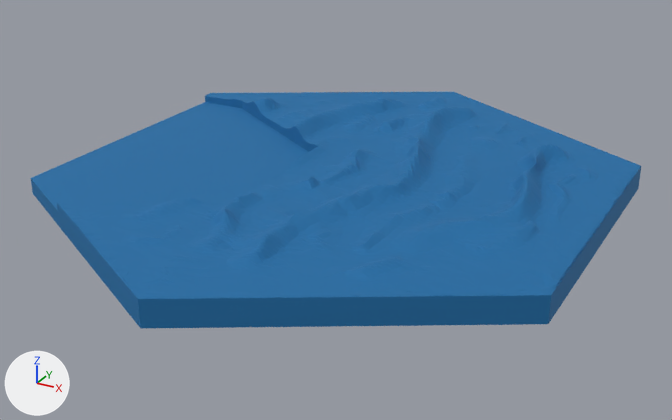
The glTF model public/assets/harbor_water.glb: old version first, new version second.
Camera for both pictures: a camera (50 mm lens) standing at (15.5, -107.3, 43.6) and looking at (-34.3, -16.7, -1.7). Lighting does not change. The marker at lower left points along +X, +Y and +Z. The older version comes first. Vertices at exactly the same position are counted once.

Names of what the first picture shows: 'harbor_water'.
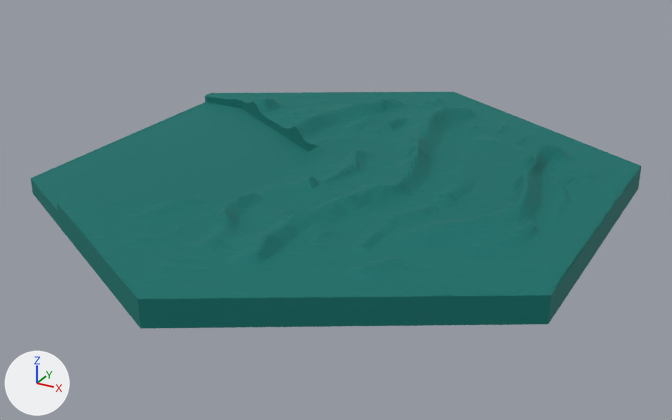
What differs and where, as boxes (x1, y1, x2, y2) in the pictures (672 x 420 px):
part 1 of me_harbor_water, recoloured (blue to dark cyan)
    both: (31, 92, 641, 328)

The change in detail:
me_harbor_water has 9779 vertices, 19590 faces and spans x -67.1..-3.0, y -52.0..21.9, z 0.0..4.9.
me_harbor_water is used by ob_harbor_water; location (0.0, 0.0, 0.0).
me_harbor_water part 1: 19590 faces centred in x -67.1..-3.0, y -52.0..21.3, z 0.0..4.9 are repainted in the vertex colours; the middle colour goes from blue #1a6fa8 to dark cyan #00716b.
